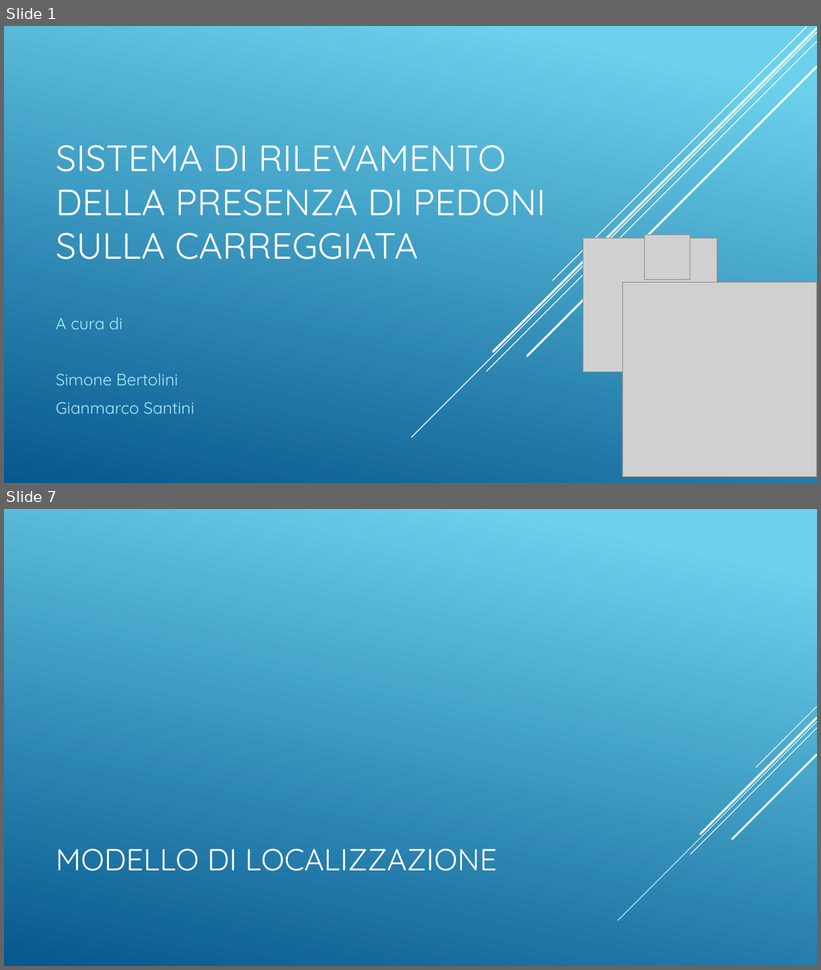
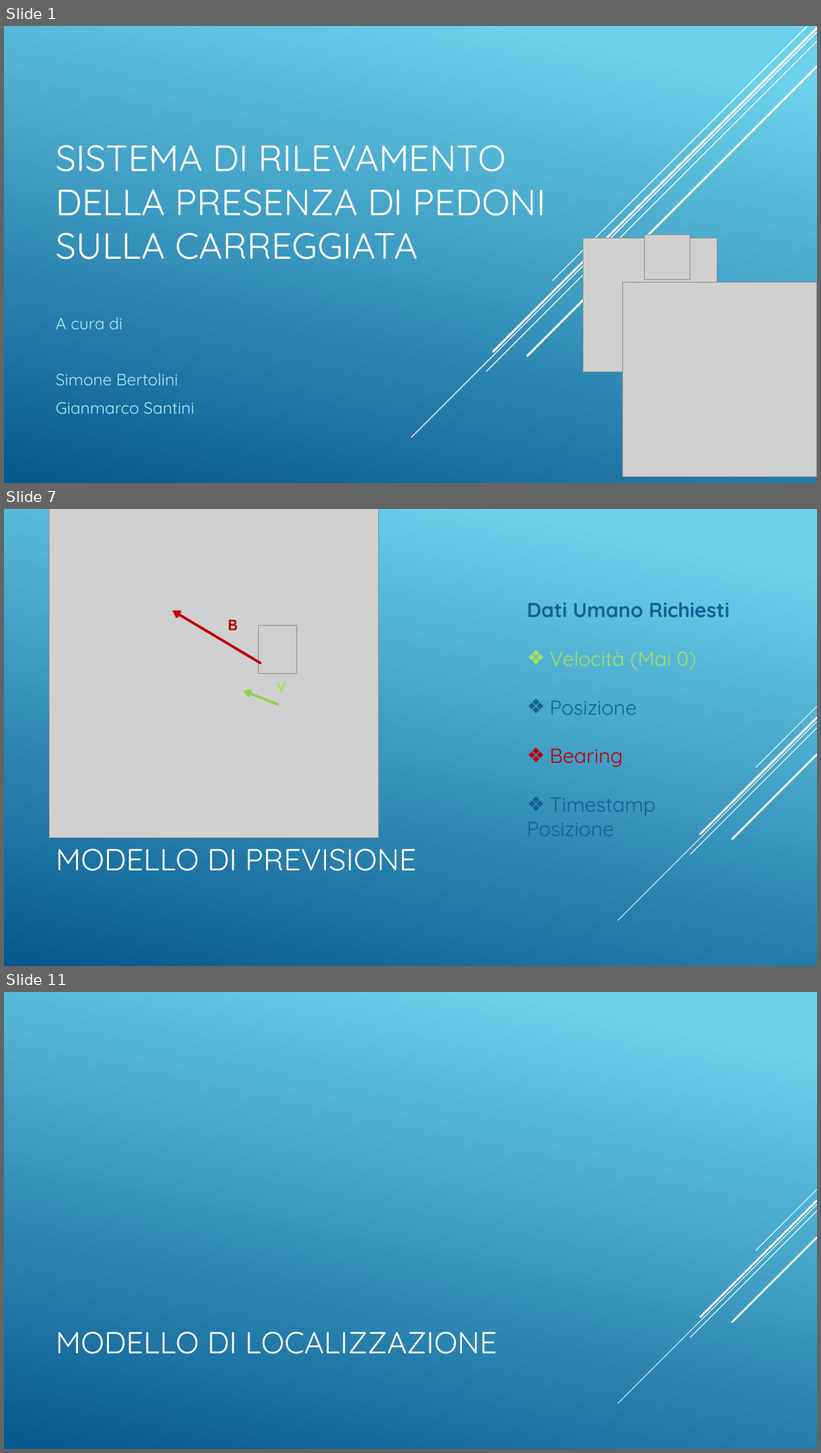
Before and after one commit to Siber93/CarAlertSystem, a slide deck: doc/Vehicles_VS_Humans.pptx. Shown one above the other, each under a label of ours: slides 1 and 7 before the commit, slides 1, 7 and 11 after it; the slides between them are not shown. The pictures are 821x970 and 821x1453 pixels, drawn with LibreOffice and Linux fonts; fonts in the diff are those of the drawing; grey boxes stand for pictures. Boxes give left, top, right and bottom in pixels: in the first picture for what was removed or moved away, otherwise in the second. Text is boxed around its words. In the diff, an @@ line names an element or a change of style, - is before the commit and + after.

```diff
--- a/doc/Vehicles_VS_Humans.pptx
+++ b/doc/Vehicles_VS_Humans.pptx
@@ slide 7 added at [4, 509, 817, 966], background gradient #6ED2EB to #06588E; not listed: 5 template elements that a slide beside it also shows @@
@@ picture added at [49, 509, 378, 838] @@
@@ text added at [527, 602, 729, 836], 24 pt, text #146194 @@
+Dati Umano Richiesti
+❖ Velocità (Mai 0)
+❖ Posizione
+❖ Bearing
+❖ Timestamp
+Posizione
@@ arrow added from (261, 663) to (172, 611), #C00000 3 pt @@
@@ text added at [228, 620, 238, 630], 18 pt, text #C00000, bold @@
+B
@@ picture added at [258, 625, 297, 673] @@
@@ text added at [276, 682, 286, 692], 18 pt, text #AADF5E, bold @@
+V
@@ arrow added from (278, 705) to (243, 691), #92D050 3 pt @@
@@ title added at [55, 849, 416, 871], 36 pt, text #FFFFFF @@
+MODELLO DI PREVISIONE
@@ what was slide 7 is now slide 11 @@
```
Also in this commit, not shown: 2 slides changed, 6 other slides added, 3 slides removed.
